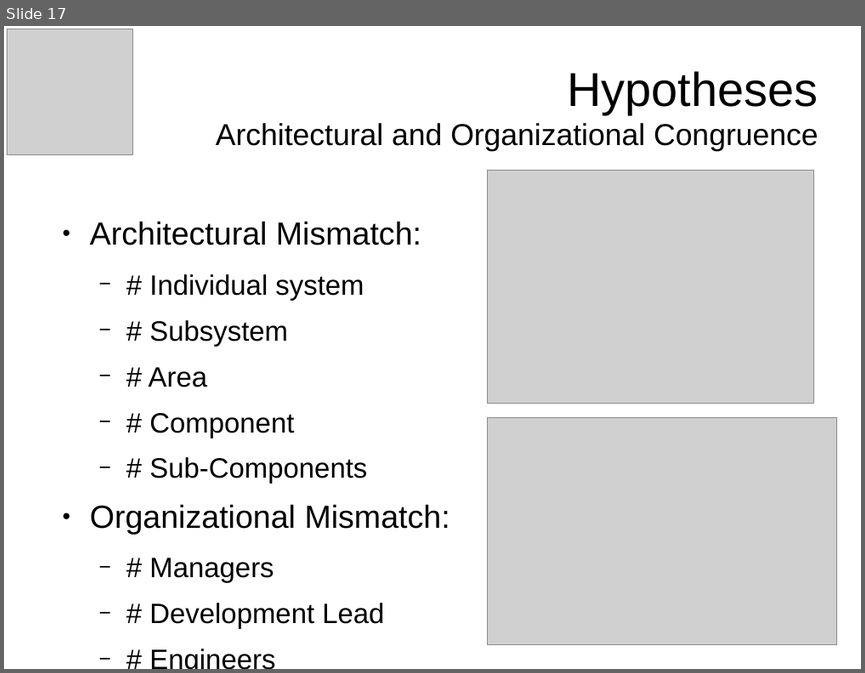
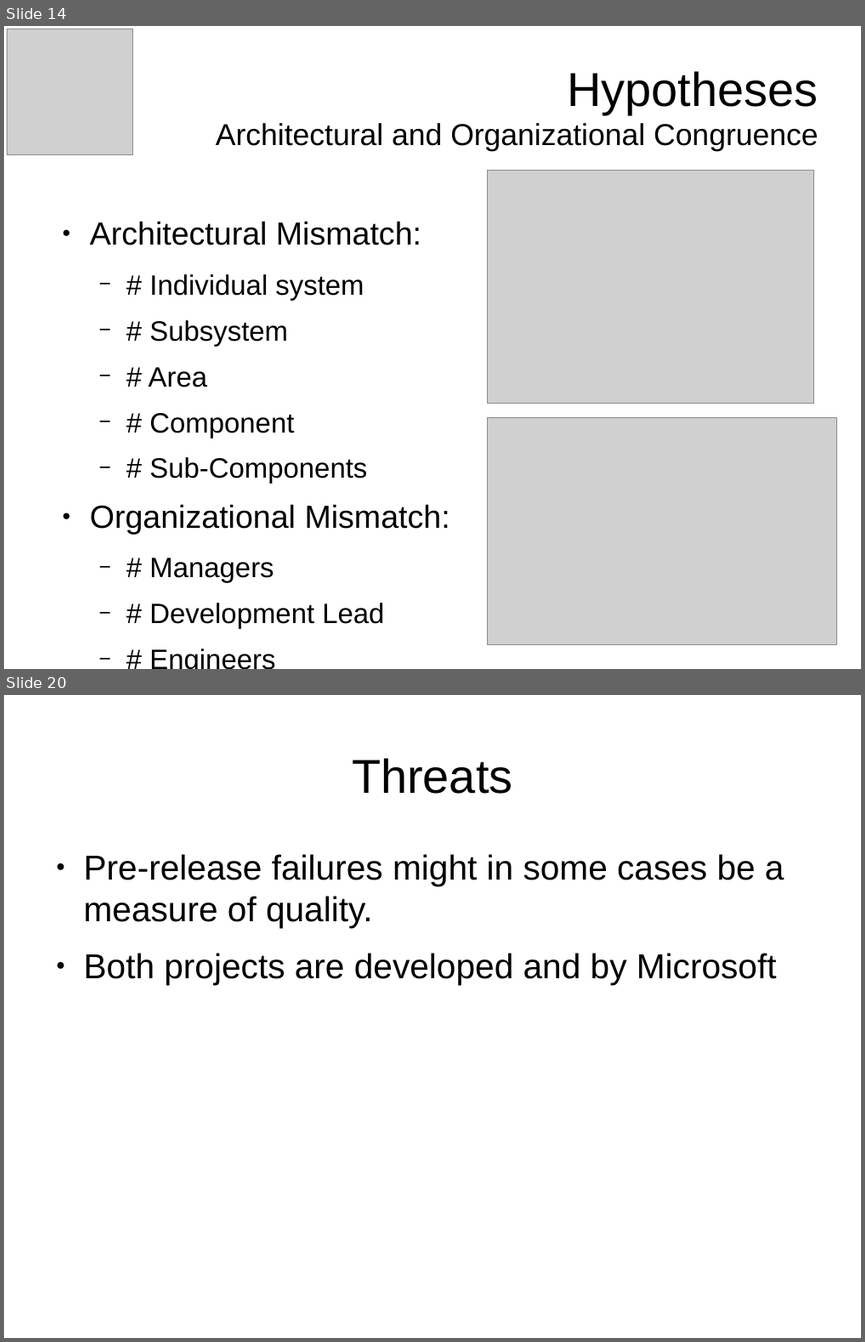
Before and after one commit to tajmilur-rahman/LOG6307, a slide deck: paper-presentation/slides.odp. Shown one above the other, each under a label of ours: slide 17 before the commit, slides 14 and 20 after it; the slides between them are not shown. The pictures are 865x673 and 865x1342 pixels, drawn with LibreOffice and Linux fonts; fonts in the diff are those of the drawing; grey boxes stand for pictures. Boxes give left, top, right and bottom in pixels: in the first picture for what was removed or moved away, otherwise in the second. Text is boxed around its words. In the diff, an @@ line names an element or a change of style, - is before the commit and + after.

```diff
--- a/paper-presentation/slides.odp
+++ b/paper-presentation/slides.odp
@@ slide 20 added at [4,695,861,1338], background #FFFFFF @@
@@ title added at [352,758,512,794], 44 pt, text #000000 @@
+Threats
@@ text added at [84,854,784,984], 32 pt, text #000000 @@
+● Pre-release failures might in some cases be a measure of quality.
+● Both projects are developed and by Microsoft
@@ what was slide 17 is now slide 14 @@
```
Also in this commit, not shown: 2 slides changed, 3 other slides added, 6 slides removed, 3 other files.
